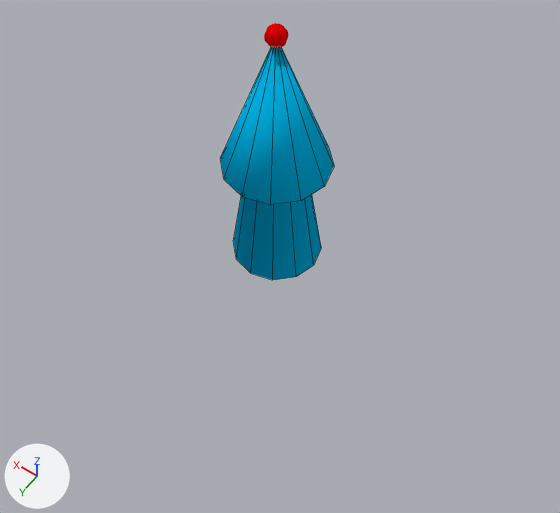
Renders of the Blender file TestFunko/Assets/Models/Prototyping/WorkingFolder/pointer.blend from each side of a commit.
Both versions are drawn from a camera (50 mm lens) standing at (-1.13, 1.56, 2.39) and looking at (-0.17, 0.22, 0.29). Every picture has the same lights, and +X, +Y and +Z are marked at lower left. Mesh edges are drawn as thin lines on the coarser meshes.

In view in the first picture: 'Arrow'.
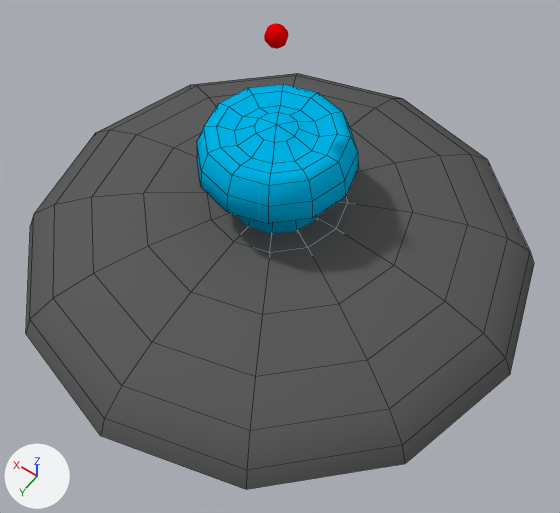
What changed in the scene script:
```text
Add mat_buttonblack_t:
    mat_buttonblack_t = diffuse_material('ButtonBlack_T')
    mat_buttonblack_t.base_color = (0.111, 0.111, 0.111)  # dark grey #5e5e5e
Change me_cylinder_001:
    used by ob_arrow; location = (0.0, 0.0, 0.0); scale = (0.175, 0.175, 0.35)
    remove me_cylinder_001.from_pydata(...)  # 37 vertices, 37 faces; spans x -1.14..1.14, y -1.14..1.14, z 0.0..2.8
    add me_cylinder_001.from_pydata(...)  # 97 vertices, 91 faces; spans x -1.64..1.64, y -1.64..1.64, z 0.0..1.8
    me_cylinder_001 part 1
    1 vertex is removed from x 0.0, y 0.0, z 2.8
    12 faces are deleted
    24 vertices move from x -1.14..1.14, y -1.14..1.14, z 0.0..1.31 to x -1.64..1.64, y -1.64..1.64, z 0.0..1.31
    61 vertices are added at x -1.57..1.57, y -1.57..1.57, z 1.52..1.8
    66 new faces join them
Add me_sphere_001:
    me_sphere_001.from_pydata(...)  # 73 vertices, 72 faces; spans x -1.0..1.0, y -1.0..1.0, z 0.0..0.28
    me_sphere_001.polygons.foreach_set('use_smooth', [True] * 72)
    me_sphere_001.materials.append(mat_buttonblack_t)  # dark grey #5e5e5e
Add ob_sphere:
    ob_sphere = bpy.data.objects.new('Sphere', me_sphere_001)
    ob_sphere.location = (0.0, 0.0, 0.0)
```

Where the change shows, as pixel boxes [x1, y1, x2, y2] in the pictures (560 x 513 px):
'Sphere', added
    after: [26, 73, 534, 489]
'Arrow', reshaped
    before: [220, 47, 334, 280]
    after: [197, 84, 358, 234]
